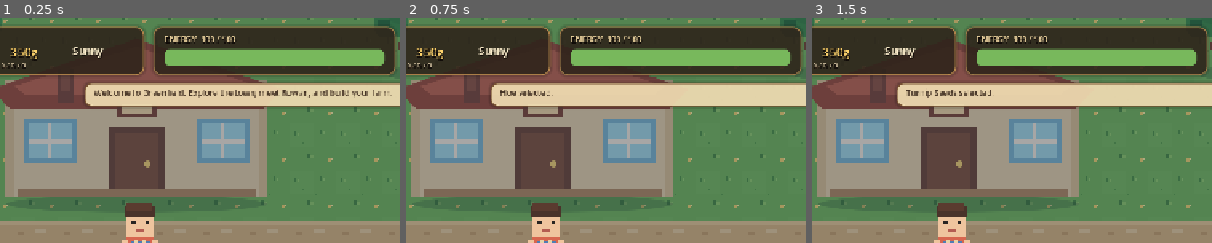
Above: before the commit, frames 1-3 (left to right).
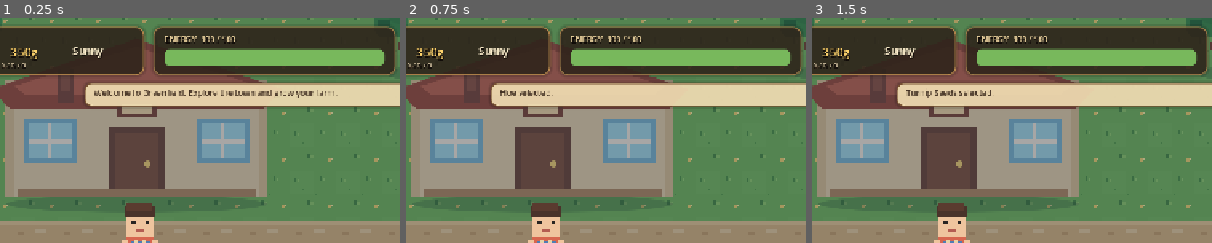
Above: after the commit, the same moments.

Repository: mohsenbigdeli/New
Game: Godot game, scene res://scenes/main.tscn
Two runs of this game, one before a commit and one after it. Both use one fixed random seed, a clock stepped at 60 frames per second and the inputs below.
Inputs:
- Up to frame 1 (0.25 s): no input
- Up to frame 2 (0.75 s): click "H HOE" at 0.5 s
- Up to frame 3 (1.5 s): click "T TURNIP" at 1.25 s
The pictures show only the part of the screen within x 16-66%, y 0-50%; the shares and areas given below are measured in that part.

The runs differ from the first frame. In frame 1, 0.5% of the frame differs, in the area x 63-98%, y 32-36%; in frame 2, nothing differs; in frame 3, nothing differs.
Error in both runs: Invalid access to property or key 'vector_changed' on a base object of type 'VirtualJoystick'. (res://scripts/game_ui.gd:179)

Commit message:
Wire v0.4 equipped tool visuals and compact messages

Diff:
--- a/greenfield-farm/scripts/main.gd
+++ b/greenfield-farm/scripts/main.gd
@@ -34,6 +34,7 @@
 	player.world_size = FarmWorld.WORLD_SIZE
 	add_child(player)
 	player.action_requested.connect(_on_player_action)
+	player.set_equipped_tool(selected_tool)
 
 	ui = GameUI.new()
 	ui.name = "GameUI"
@@ -47,7 +48,7 @@
 	ui.sell_all_pressed.connect(_sell_all_produce)
 	ui.close_shop_pressed.connect(_close_shop)
 
-	ui.show_message("Welcome to Greenfield. Explore the town, meet Rowan, and build your farm.")
+	ui.show_message("Welcome to Greenfield. Explore the town and grow your farm.")
 	_update_ui()
 
 func _process(delta: float) -> void:
@@ -69,6 +70,7 @@
 
 func _select_tool(index: int) -> void:
 	selected_tool = clampi(index, 0, 5)
+	player.set_equipped_tool(selected_tool)
 	var names := ["Hoe", "Turnip Seeds", "Carrot Seeds", "Corn Seeds", "Watering Can", "Harvest"]
 	ui.show_message("%s selected." % names[selected_tool])
 	_update_ui()
@@ -84,7 +86,7 @@
 
 	var cell := farm.world_to_cell(target_position)
 	if not farm.is_valid_cell(cell):
-		ui.show_message("Nothing to use here. Walk closer to a field tile or town location.")
+		ui.show_message("Walk closer to a field tile or town location.")
 		return
 	if energy <= 0:
 		ui.show_message("You're exhausted. Go to the farmhouse and sleep.")
@@ -144,7 +146,7 @@
 			player.set_controls_locked(true)
 		"home":
 			if minute_of_day < 17 * 60:
-				ui.show_message("It's still early. You can sleep now, but the whole day will pass.")
+				ui.show_message("It's still early. Sleeping will pass the whole day.")
 			_start_next_day(false)
 		"shipping":
 			_sell_all_produce()
@@ -156,15 +158,15 @@
 		"mayor":
 			if not quest_started:
 				quest_started = true
-				ui.show_message("Rowan: Welcome! Harvest 5 turnips and I'll pay you 300g.")
+				ui.show_message("Rowan: Harvest 5 turnips and I'll pay you 300g.")
 			elif quest_complete:
 				ui.show_message("Rowan: Greenfield is already looking better. Great work!")
 			else:
-				ui.show_message("Rowan: Bring in 5 turnips. Progress: %d/5." % quest_turnips)
+				ui.show_message("Rowan: Turnip progress %d/5." % quest_turnips)
 		"lina":
-			ui.show_message("Lina: Carrots take longer than turnips, but they sell for more.")
+			ui.show_message("Lina: Carrots take longer, but sell for more.")
 		"marnie":
-			ui.show_message("Marnie: Rain waters every tilled plot overnight. Save your energy when it rains!")
+			ui.show_message("Marnie: Rain waters tilled plots overnight.")
 	_update_ui()
 
 func _buy_seed(crop: String) -> void:
@@ -249,7 +251,7 @@
 
 func load_game() -> void:
 	if not FileAccess.file_exists(SAVE_PATH):
-		ui.show_message("No v0.2 save file yet.")
+		ui.show_message("No save file yet.")
 		return
 	var f := FileAccess.open(SAVE_PATH, FileAccess.READ)
 	var parsed = JSON.parse_string(f.get_as_text())
@@ -264,6 +266,7 @@
 	energy = int(parsed.get("energy", 100))
 	minute_of_day = int(parsed.get("minute", 360))
 	selected_tool = int(parsed.get("selected", 0))
+	player.set_equipped_tool(selected_tool)
 	quest_started = bool(parsed.get("quest_started", false))
 	quest_complete = bool(parsed.get("quest_complete", false))
 	quest_turnips = int(parsed.get("quest_turnips", 0))
